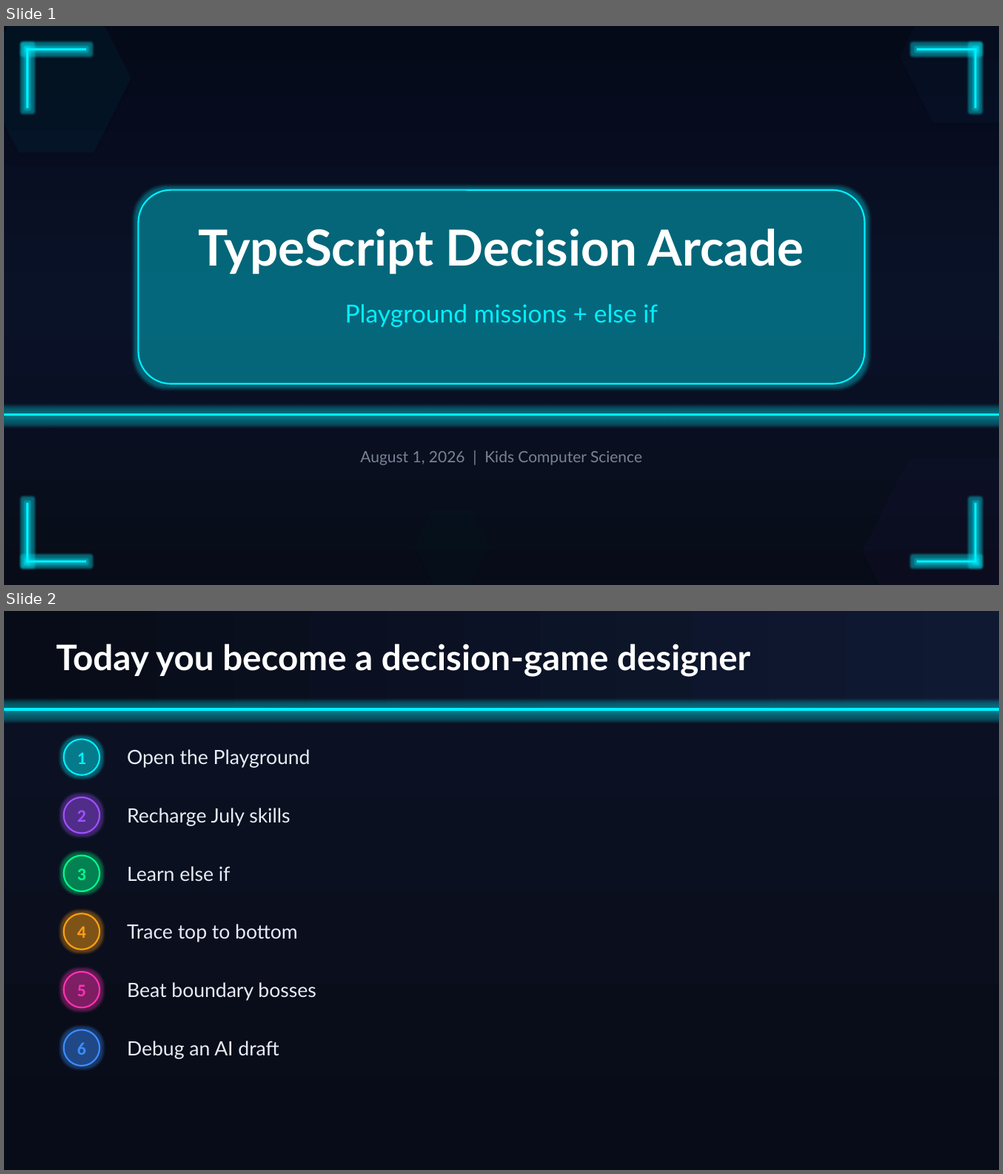
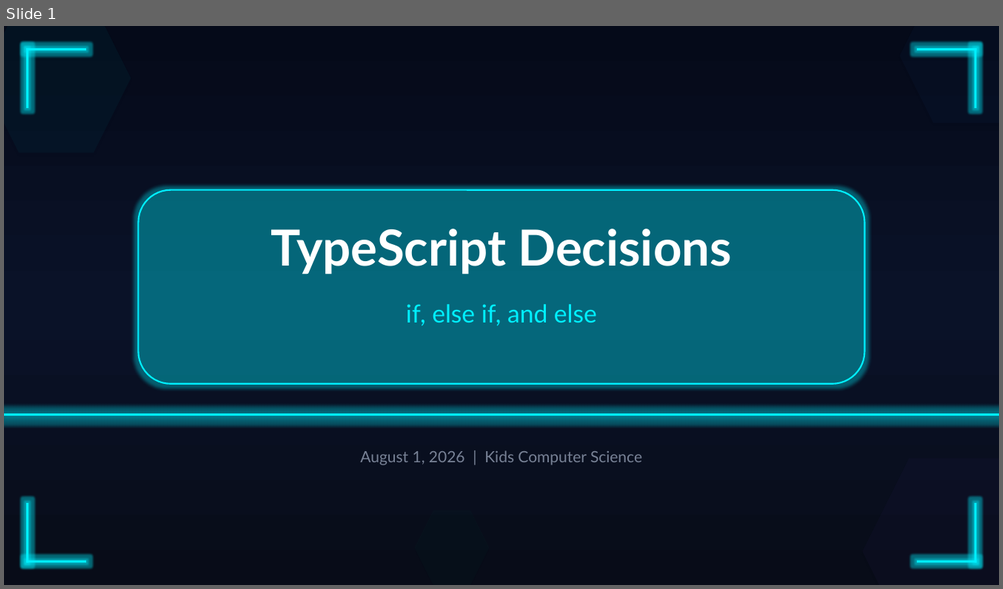
Before and after one commit to aghimir3/KidsComputerScience, a slide deck: 2026-08-01_TypeScript_Decision_Arcade/2026-08-01_TypeScript_Decision_Arcade.pptx. Shown one above the other, each under a label of ours: slides 1 and 2 before the commit, slide 1 after it. The pictures are 1003x1174 and 1003x589 pixels, drawn with LibreOffice and Linux fonts; fonts in the diff are those of the drawing. Boxes give left, top, right and bottom in pixels: in the first picture for what was removed or moved away, otherwise in the second. Text is boxed around its words. In the diff, an @@ line names an element or a change of style, - is before the commit and + after.

Commit message:
feat(2026-08-01): simplify decision concepts presentation

```diff
--- a/2026-08-01_TypeScript_Decision_Arcade/2026-08-01_TypeScript_Decision_Arcade.pptx
+++ b/2026-08-01_TypeScript_Decision_Arcade/2026-08-01_TypeScript_Decision_Arcade.pptx
@@ slide 2 removed at <box>4,611,999,1170</box>, background #FFFFFF @@
@@ rectangle removed at <box>4,611,999,1170</box> @@
@@ rectangle removed at <box>4,611,999,708</box> @@
@@ text removed at <box>56,644,750,677</box> @@
-Today you become a decision-game designer
@@ rectangle removed at <box>4,708,999,711</box> @@
@@ ellipse removed at <box>64,739,99,775</box> @@
-1
@@ text removed at <box>127,749,310,768</box> @@
-Open the Playground
@@ ellipse removed at <box>64,797,99,833</box> @@
-2
@@ text removed at <box>127,808,290,826</box> @@
-Recharge July skills
@@ ellipse removed at <box>64,856,99,891</box> @@
-3
@@ text removed at <box>127,866,230,882</box> @@
-Learn else if
@@ ellipse removed at <box>64,914,99,950</box> @@
-4
@@ text removed at <box>127,924,298,943</box> @@
-Trace top to bottom
@@ ellipse removed at <box>64,972,99,1008</box> @@
-5
@@ text removed at <box>127,982,316,1001</box> @@
-Beat boundary bosses
@@ ellipse removed at <box>64,1031,99,1066</box> @@
-6
@@ text removed at <box>127,1041,279,1059</box> @@
-Debug an AI draft
@@ slide 1 changed as well @@
@@ text at <box>271,229,731,275</box>: text changed @@
-TypeScript Decision Arcade
+TypeScript Decisions
@@ text at <box>406,304,597,326</box>: text changed @@
-Playground missions + else if
+if, else if, and else
```
Also in this commit, not shown: 5 other slides changed, 2 slides added, 11 other slides removed, 1 other file.
